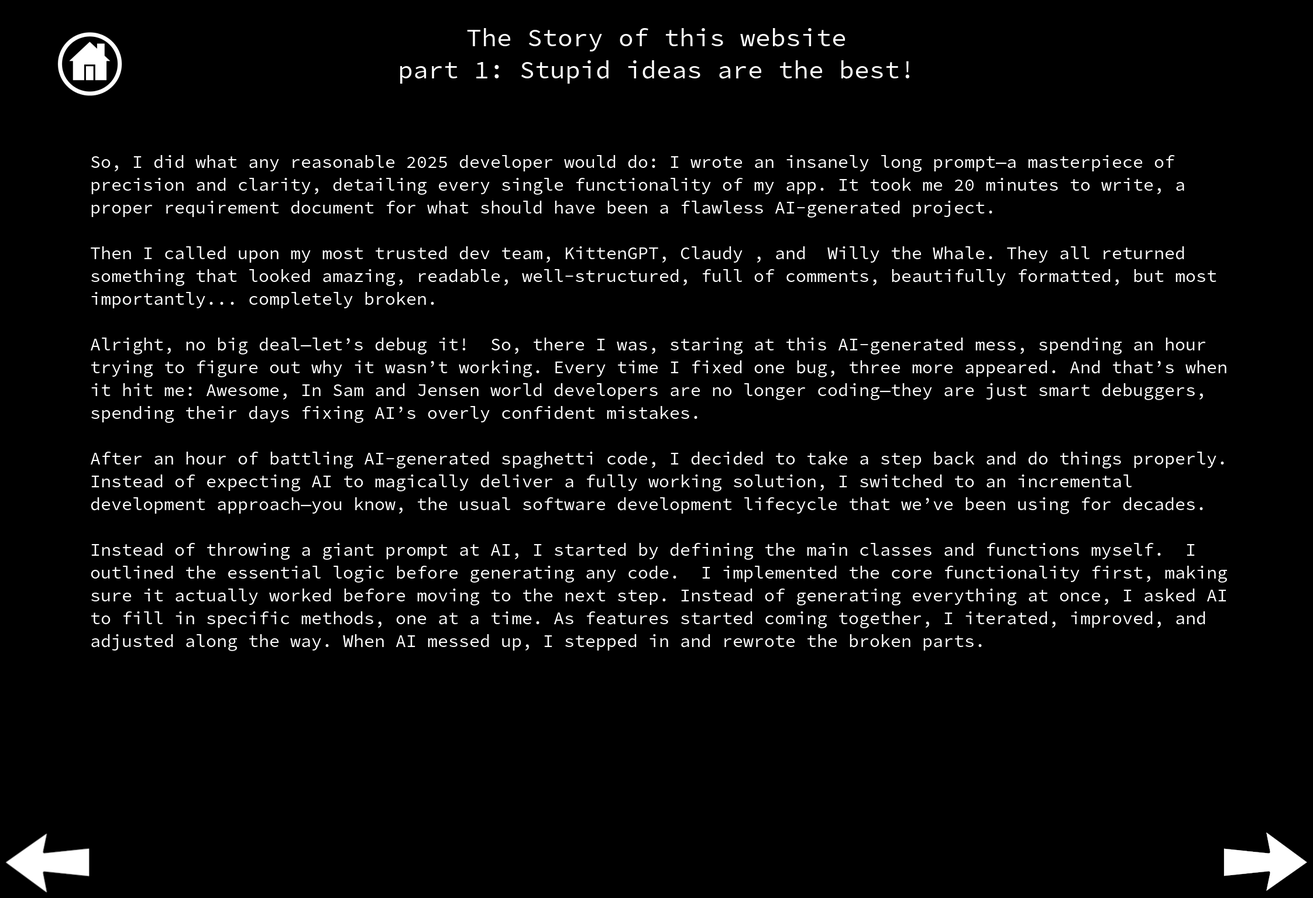
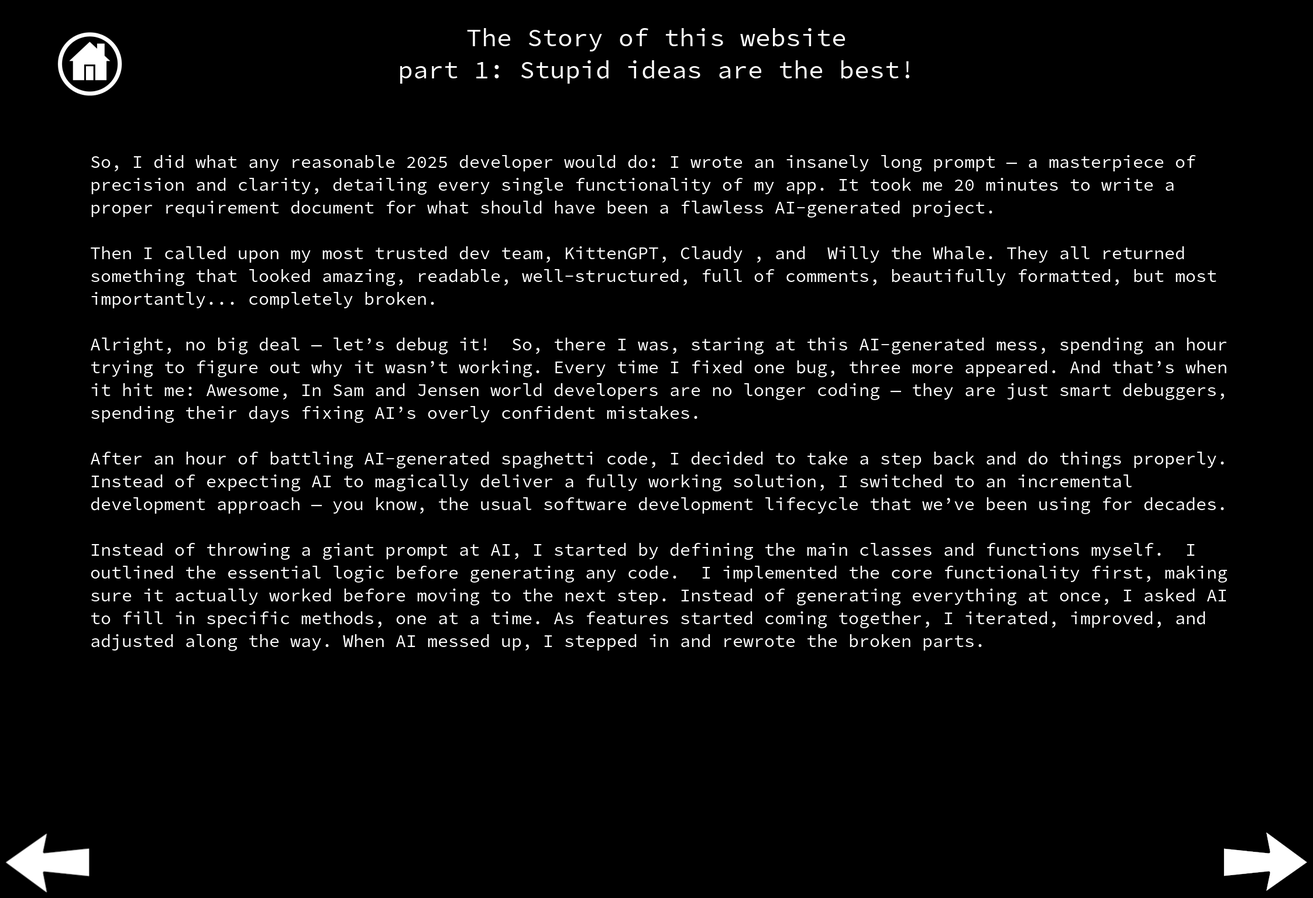
Layered file, before and after one edit (1313 × 898). Changes by layer:
painted on "So, I did what any reasonable ..." over [300, 155, 1228, 515]
